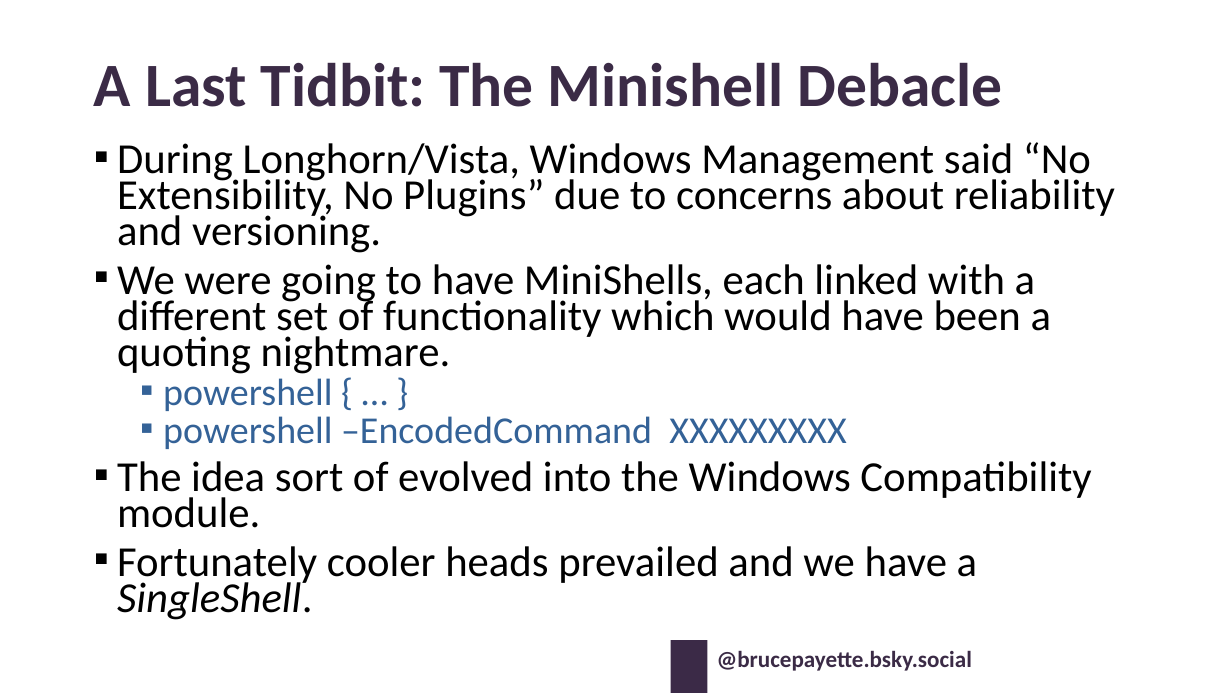
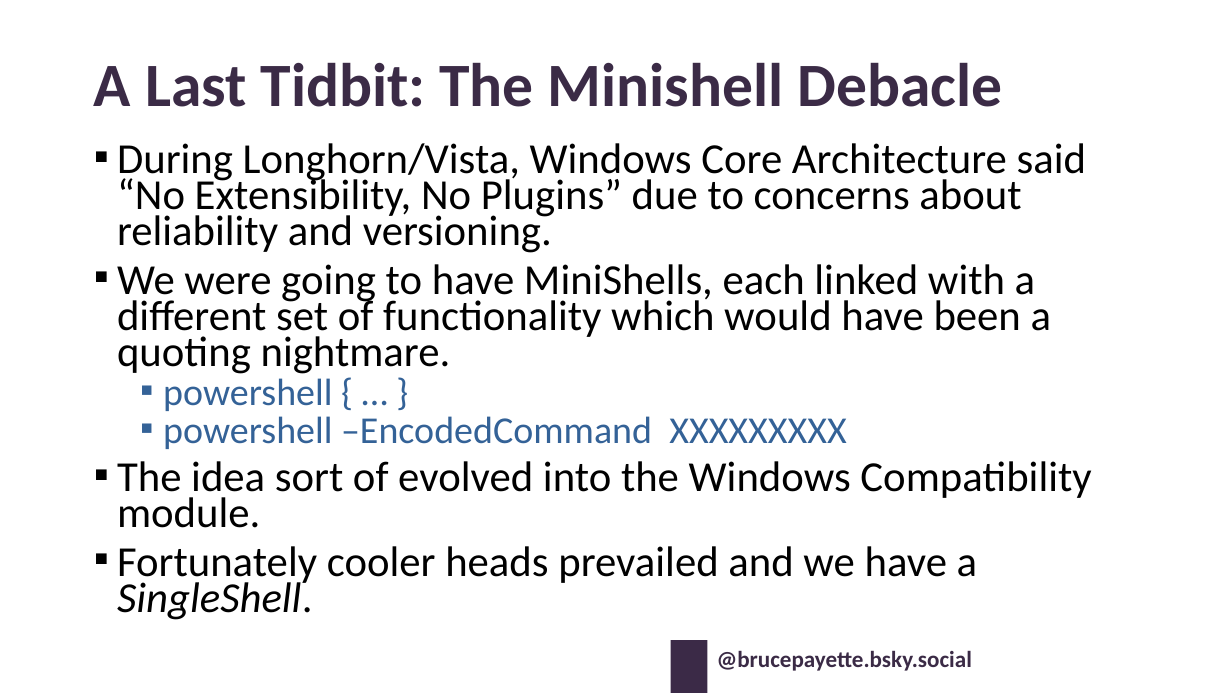
Before and after one commit to BrucePay/BraidLang, a slide deck: slide 22 of PSCONF26_Payette_Designing_PowerShell.pptx (slide 21 before the commit). Drawn at 1232x693 pixels with LibreOffice and Linux fonts; fonts in the diff are those of the drawing; background and template pictures are left out. Boxes give left, top, right and bottom in pixels: in the first picture for what was removed or moved away, otherwise in the second. Text is boxed around its words. In the diff, an @@ line names an element or a change of style, - is before the commit and + after.

```diff
--- a/PSCONF26_Payette_Designing_PowerShell.pptx
+++ b/PSCONF26_Payette_Designing_PowerShell.pptx
@@ text at box(117, 143, 1086, 253): text changed @@
-▪ During Longhorn/Vista, Windows Management said “No Extensibility, No Plugins” due to concerns about reliability and versioning.
+▪ During Longhorn/Vista, Windows Core Architecture said “No Extensibility, No Plugins” due to concerns about reliability and versioning.
```
Also in this commit, not shown: 13 other slides changed, 1 slide added, 2 other files.
